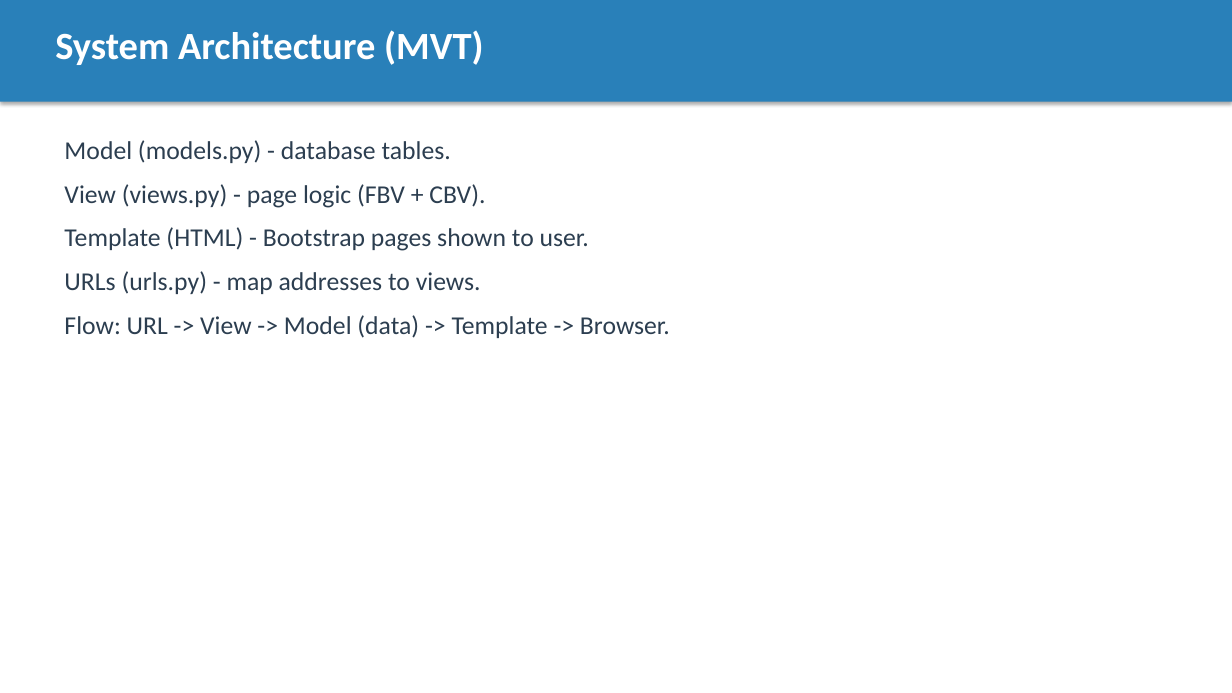
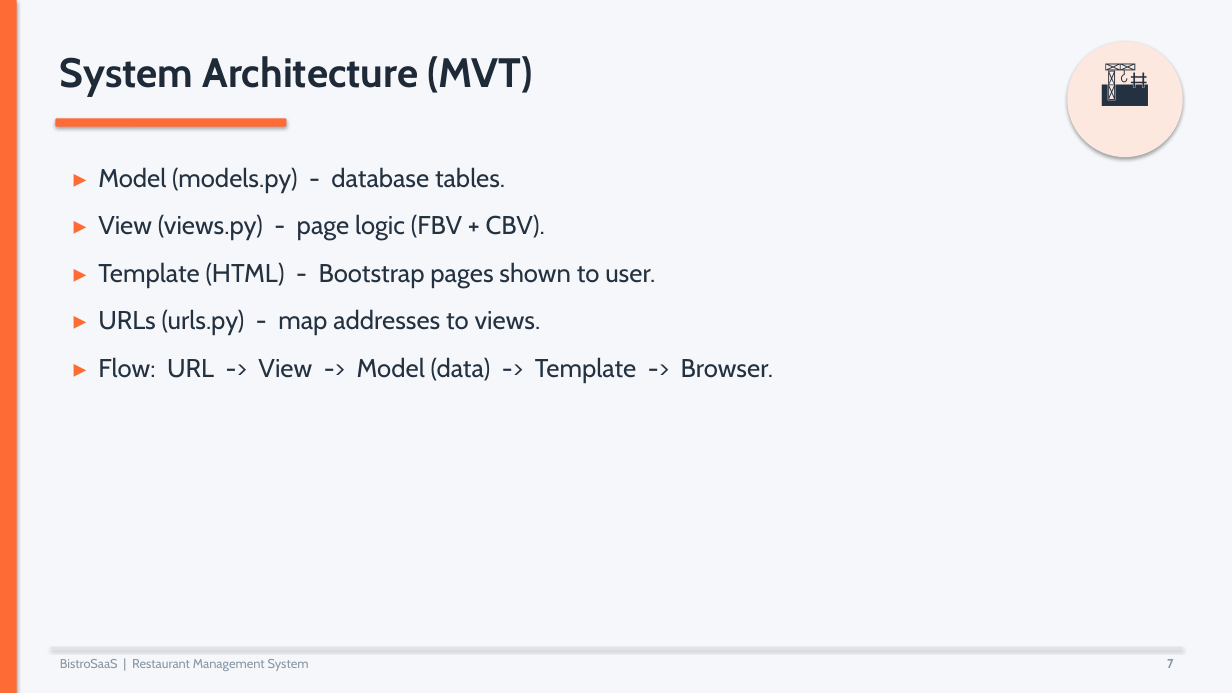
Before and after one commit to afridi-mussa/Resturant-Management-System, a slide deck: slide 7 of docs/Project_Presentation.pptx. Drawn at 1232x693 pixels with LibreOffice and Linux fonts; fonts in the diff are those of the drawing. Boxes give left, top, right and bottom in pixels: in the first picture for what was removed or moved away, otherwise in the second. Text is boxed around its words. In the diff, an @@ line names an element or a change of style, - is before the commit and + after.

```diff
--- a/docs/Project_Presentation.pptx
+++ b/docs/Project_Presentation.pptx
@@ background #FFFFFF to #F5F7FA @@
@@ rectangle removed at [0, 0, 1232, 102] @@
@@ rectangle added at [0, 0, 17, 693], fill #FF6B35 @@
@@ text "System Architecture (MVT)": place and size @@
-text "System Architecture (MVT)" at [55, 30, 483, 65]
+text "System Architecture (MVT)" at [60, 56, 532, 97]
@@ text "System Architecture (MVT)" at [60, 56, 532, 97]: size 30 to 32 pt, font Calibri to Cabin, text colour #FFFFFF to #1E2A38 @@
@@ ellipse added at [1067, 42, 1183, 157], fill #FDE8DF @@
@@ text added at [1067, 46, 1183, 152], 36 pt, text #243140 @@
+🏗
@@ rounded rectangle added at [55, 118, 287, 127], fill #FF6B35 @@
@@ text at [98, 167, 773, 383]: text changed; font Calibri to Cabin; text colour #2C3E50 to #243140 @@
-Model (models.py) - database tables.
-View (views.py) - page logic (FBV + CBV).
-Template (HTML) - Bootstrap pages shown to user.
-URLs (urls.py) - map addresses to views.
-Flow: URL -> View -> Model (data) -> Template -> Browser.
+▸ Model (models.py) - database tables.
+▸ View (views.py) - page logic (FBV + CBV).
+▸ Template (HTML) - Bootstrap pages shown to user.
+▸ URLs (urls.py) - map addresses to views.
+▸ Flow: URL -> View -> Model (data) -> Template -> Browser.
@@ rectangle added at [51, 647, 1183, 649], fill #DDE3E9 @@
@@ text added at [60, 659, 309, 671], 10 pt, text #8A97A5 @@
+BistroSaaS | Restaurant Management System
@@ text added at [1167, 659, 1174, 668], 10 pt, text #8A97A5, bold @@
+7
```
Also in this commit, not shown: 19 other slides changed, 2 other files.
